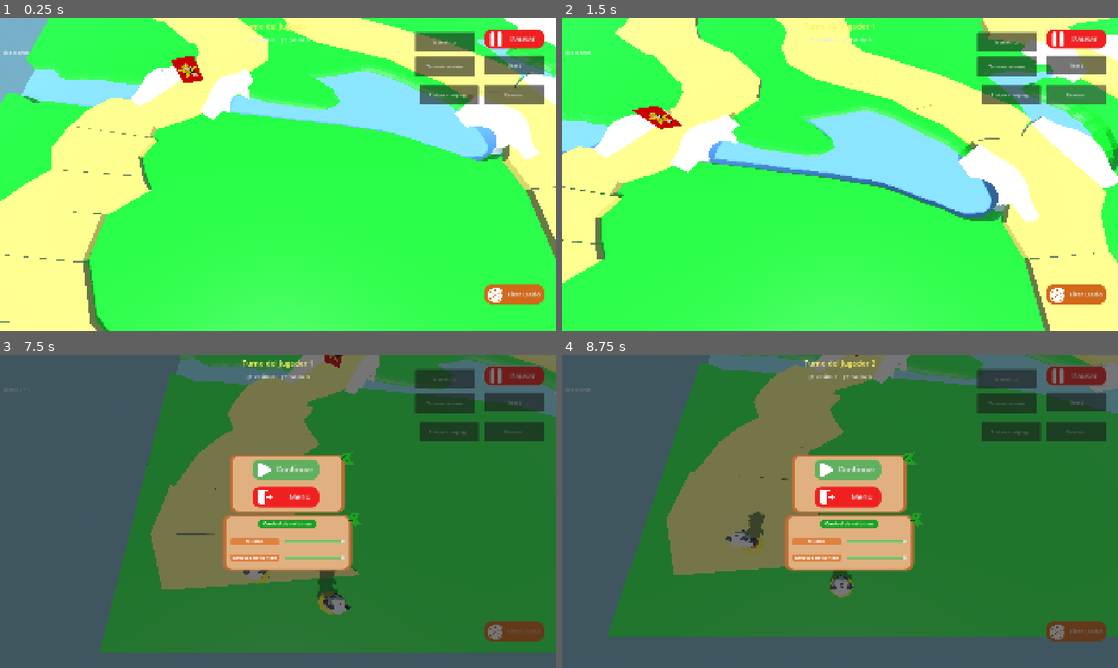
Above: before the commit, frames 1-4 (two rows, left to right).
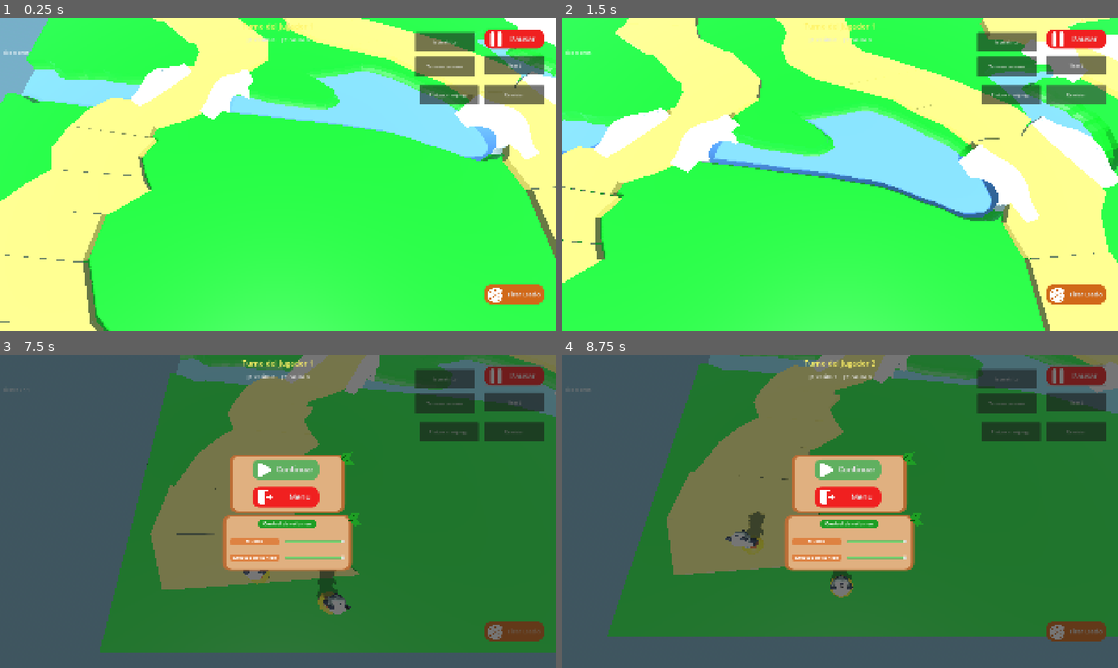
Above: after the commit, the same moments.

Repository: Derek-GB/Integrador3
Game: Godot game, scene res://scenes/core/Main.tscn
Same seed, same stepped clock (60 frames per second), same inputs: the game is played once before the commit and once after it. This scene is started directly instead of the project's main scene. Video files are missing from this copy of the repository; at most half a second of black plays in their place. Sound files missing from this copy of the repository are replaced by a short silence.
Inputs (mouse positions are in pixels of both pictures, inside the frame that each line leads up to):
- Up to frame 1 (0.25 s): no input
- Up to frame 2 (1.5 s): click "Reiniciar" at 0.5 s; click "Reiniciar" at 1.25 s
- Up to frame 3 (7.5 s): click "Reiniciar" at 2 s; move the mouse to (400, 495) at 2.77 s; hold Right (ui_right) 2.78-3.5 s; click (400, 495) at 2.92 s; drag from (166, 527) to (250, 574) at 3.52 s; click "Tirar Dado" at 4.25 s; click "Pausar" at 5 s; click "Tercera persona" at 5.75 s; click "Isometrico" at 6.5 s; move the mouse to (333, 442) at 7.27 s; hold Right (ui_right) from 7.28 s (still down)
- Up to frame 4 (8.75 s): release Right (ui_right) at 8 s; drag from (812, 574) to (673, 464) at 8.02 s

The runs differ from the first frame. In frame 1, 0.3% of the frame differs, in the area x 30-37%, y 12-21%; in frame 2, 0.3%, in the area x 12-22%, y 28-36%; in frame 3, less than 0.1%; in frame 4, less than 0.1%.

Commit message:
Add pointer visibility signal and handlers
Introduce a visible_pointer signal and plumbing to control board pointer visibility. Events.gd: add visible_pointer(pointer:int, visible:bool). Board.gd: connect Events.visible_pointer in _ready and add _set_pointer_visible to find pointer instances and call their visibility handler. CardAnimation.gd: add class_name CardAnimation and _set_visible(can_visible) to toggle process_mode and visible; CardAnimation.tscn: set default process_mode/visible and adjust FleetManager transform. Board.tscn: update ext_resource references. Main.gd: emit visible_pointer in _start_game and on restart, and emit visibility changes during _on_ficha_stepped; also change a test dice roll call argument from 3 to 10. Remove debug stdout setting from project.godot. These changes enable centralized visibility control for in-scene pointer animations.

Co-Authored-By: Derek González Barquero <degonzalezba@est.utn.ac.cr>

Diff:
--- a/project.godot
+++ b/project.godot
@@ -23,10 +23,6 @@
 MinigameData="*uid://s4piojkgml42"
 MainMenuMinigamePrueba="*uid://c1pp0h7e3ccct"
 
-[debug]
-
-settings/stdout/print_gpu_profile=true
-
 [display]
 
 window/size/viewport_width=1920
--- a/scenes/board/Board.tscn
+++ b/scenes/board/Board.tscn
@@ -1,7 +1,7 @@
 [gd_scene format=3 uid="uid://c456hb1ulbl35"]
 
-[ext_resource type="Script" uid="uid://djhlhmcom7vcl" path="res://scripts/board/board.gd" id="1_vttcb"]
-[ext_resource type="PackedScene" uid="uid://d2txbxynwq18f" path="res://models/map/MapV1.glb" id="2_3uvf2"]
+[ext_resource type="Script" uid="uid://djhlhmcom7vcl" path="res://scripts/board/Board.gd" id="1_vttcb"]
+[ext_resource type="PackedScene" uid="uid://cr7r426gyvv6u" path="res://models/map/MapV1.glb" id="2_3uvf2"]
 [ext_resource type="PackedScene" uid="uid://l7yehtkd42qe" path="res://scenes/board/CardAnimation.tscn" id="2_wjfn2"]
 [ext_resource type="PackedScene" uid="uid://dmiympugo4r4x" path="res://scenes/board/Token.tscn" id="4_chwsj"]
 
--- a/scenes/board/CardAnimation.tscn
+++ b/scenes/board/CardAnimation.tscn
@@ -4,10 +4,12 @@
 [ext_resource type="Texture2D" uid="uid://bn65wr5j1q5ii" path="res://images/cards/red/card_action.png" id="2_0bh78"]
 
 [node name="CardAnimation" type="Node3D" unique_id=2051469136]
-transform = Transform3D(1, 0, 0, 0, 1, 0, 0, 0, 1, 0, 3.147691, 0)
+process_mode = 4
+visible = false
 script = ExtResource("1_5rjt7")
 
 [node name="FleetManager" type="Node3D" parent="." unique_id=139314290]
+transform = Transform3D(1, 0, 0, 0, 1, 0, 0, 0, 1, 0, 5.4, 0)
 
 [node name="Sprite3D" type="Sprite3D" parent="FleetManager" unique_id=1595011887]
 texture = ExtResource("2_0bh78")
--- a/scripts/board/CardAnimation.gd
+++ b/scripts/board/CardAnimation.gd
@@ -1,4 +1,5 @@
 extends Node3D
+class_name CardAnimation
 
 var tween: Tween
 @onready var fleet_manager: Node3D = $FleetManager
@@ -30,3 +31,10 @@
 	tween_float.tween_property(fleet_manager, "position:y", original_height - range_movement, float_time)\
 		.set_trans(Tween.TRANS_SINE)\
 		.set_ease(Tween.EASE_IN_OUT)
+
+func _set_visible(can_visible: bool):
+	if can_visible:
+		self.process_mode = Node.PROCESS_MODE_INHERIT
+	elif not can_visible:
+		self.process_mode = Node.PROCESS_MODE_DISABLED
+	self.visible = can_visible
--- a/scripts/board/board.gd
+++ b/scripts/board/board.gd
@@ -13,6 +13,7 @@
 
 func _ready() -> void:
 	_build_waypoints()
+	Events.visible_pointer.connect(_set_pointer_visible)
 	print("Board: waypoints cargados =", waypoints.size())
 
 func _build_waypoints() -> void:
@@ -45,6 +46,16 @@
 	child.add_child(pointer_scene.instantiate())
 	print("Puntero ", color ," en casilla: ", c)
 
+func _set_pointer_visible(pointer: int, can_visible: bool):
+	print("Primero: ", path_node.get_child(pointer))
+	var pointer_card := path_node.get_child(pointer).get_child(0)
+	print("Segundo: ", pointer_card)
+	if pointer_card == null: return
+	print("Visibilidad inicial de ", pointer, ": ", pointer_card.visible, " / modo: ", pointer_card.process_mode)
+	if pointer_card.has_method("_set_visible"):
+		pointer_card._set_visible(can_visible)
+	print("Visibilidad despues de ", pointer, ": ", pointer_card.visible, " / modo: ", pointer_card.process_mode)
+
 func get_waypoints() -> Array[Vector3]:
 	return waypoints
 
--- a/scripts/core/Events.gd
+++ b/scripts/core/Events.gd
@@ -6,6 +6,8 @@
 ##Aviso de sonido a reproducir
 signal play_sound(sound_name: String)
 
+signal visible_pointer(pointer: int, visible: bool)
+
 signal set_minigame(minigame:int)
 signal minigame_intro_started    # cuando se abre el intro
 signal minigame_confirmed        # cuando el jugador presiona "¡Empezar!"
--- a/scripts/core/Main.gd
+++ b/scripts/core/Main.gd
@@ -188,6 +188,8 @@
 	dice_label.text = "Tira el dado"
 	_update_turn_label(0)
 	_update_position_label()
+	for i in range(1,7):
+		Events.visible_pointer.emit(i,true)
 	print("Main: juego iniciado modo", mode)
 
 func _add_tag(f: Node3D, texto: String) -> void:
@@ -213,6 +215,8 @@
 	elif type == "go_to_space":
 		AudioManager.play_sfx(move_sound)
 		GameManager.last_action_type = ""
+	Events.visible_pointer.emit(_index+6,true)
+	Events.visible_pointer.emit(_index-6,false)
 
 func _on_pause() -> void:
 	pause_menu.open_window()
@@ -237,6 +241,8 @@
 	GameManager.skip_player_index = -1
 	GameManager.last_action_type = ""
 	get_tree().reload_current_scene()
+	for i in range(1,7):
+		Events.visible_pointer.emit(i,true)
 
 func _on_btn_throw() -> void:
 	if game_over or _dice_overlay_instance == null:
